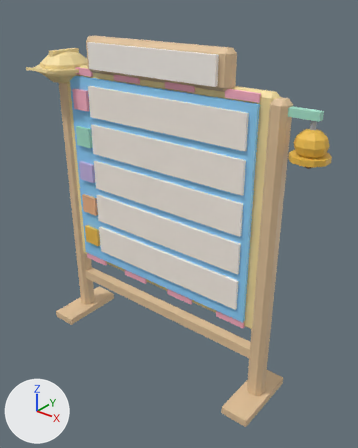
A saved change to the FBX model assets/clean-a-cat/exports/CleanACat_Prop_BuildBoard.fbx.
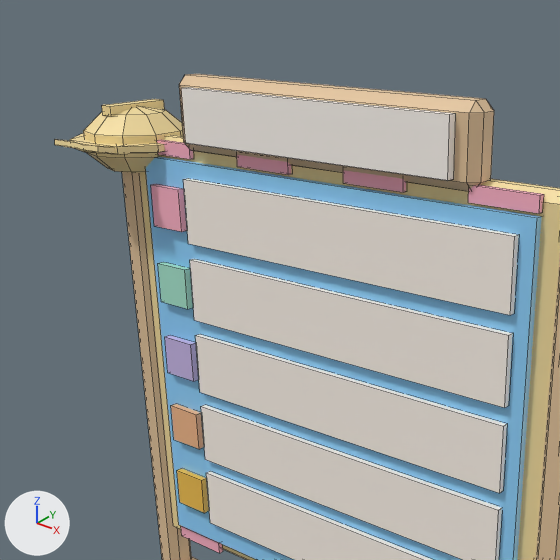
Each version is shown whole from a camera (50 mm lens) standing at (0.0453, -0.0512, 0.0568) and looking at (0.0035, 0.001, 0.0244), then close up on the part from 0% to 75% of the width and 0% to 60% of the height. The lights are fixed; the arrows at lower left show +X, +Y and +Z. The first two pictures are the older version. The close-ups show mesh edges as thin lines. Where no turn or scale is listed for an object, it has been applied to the vertices.

In view in the first close-up: 'CleanACat_Prop_BuildBoard', 'CleanACat_Prop_BuildBoard_Screen'.
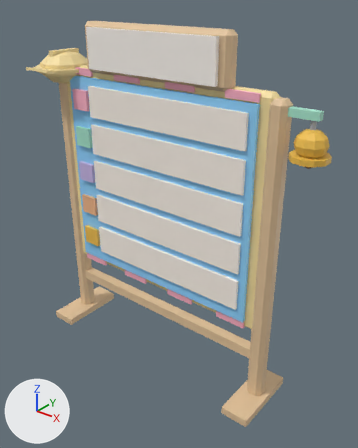
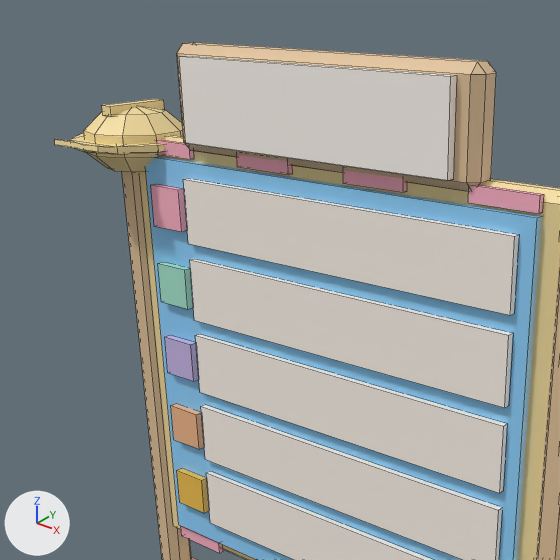
Boxes (x1, y1, x2, y2) around the edits, measured in the close-ups (560 x 560 px; the box of a moved part takes in the faces that stretch with it):
'CleanACat_Prop_BuildBoard', reshaped
    before: (55, 74, 560, 560)
    after: (55, 42, 560, 560)
'CleanACat_Prop_BuildBoard_Screen', moved, rescaled (33% taller)
    before: (182, 87, 456, 181)
    after: (179, 56, 457, 181)
part 1 of me_cleanacat_prop_buildboard, moved or reshaped
    before: (179, 74, 494, 183)
    after: (177, 42, 496, 183)

What the commit changed:
me_cleanacat_prop_buildboard_screen is used by ob_cleanacat_prop_buildboard_screen; location (0.0, 0.0, 0.0).
me_cleanacat_prop_buildboard_screen had 8 vertices, 6 faces and spanned x -0.011..0.011, y -0.0015..-0.0009, z 0.0457..0.0493.
me_cleanacat_prop_buildboard_screen now has 8 vertices, 6 faces and spans x -0.011..0.011, y -0.0015..-0.0009, z 0.0457..0.0513.
me_cleanacat_prop_buildboard_screen part 2: the whole mesh is scaled about its middle by (1, 1, 1.56), then moved by (0.0, 0.0, 0.001).
me_cleanacat_prop_buildboard is used by ob_cleanacat_prop_buildboard; location (0.0, 0.0, 0.0).
me_cleanacat_prop_buildboard had 358 vertices, 330 faces and spanned x -0.0232..0.0238, y -0.0055..0.0055, z 0.0..0.05.
me_cleanacat_prop_buildboard now has 358 vertices, 330 faces and spans x -0.0232..0.0238, y -0.0055..0.0055, z 0.0..0.052.
me_cleanacat_prop_buildboard part 1: all 12 vertices in x -0.0125..0.0125, y -0.0009..0.0013, z 0.0494..0.05 are moved by (0.0, 0.0, 0.002).
